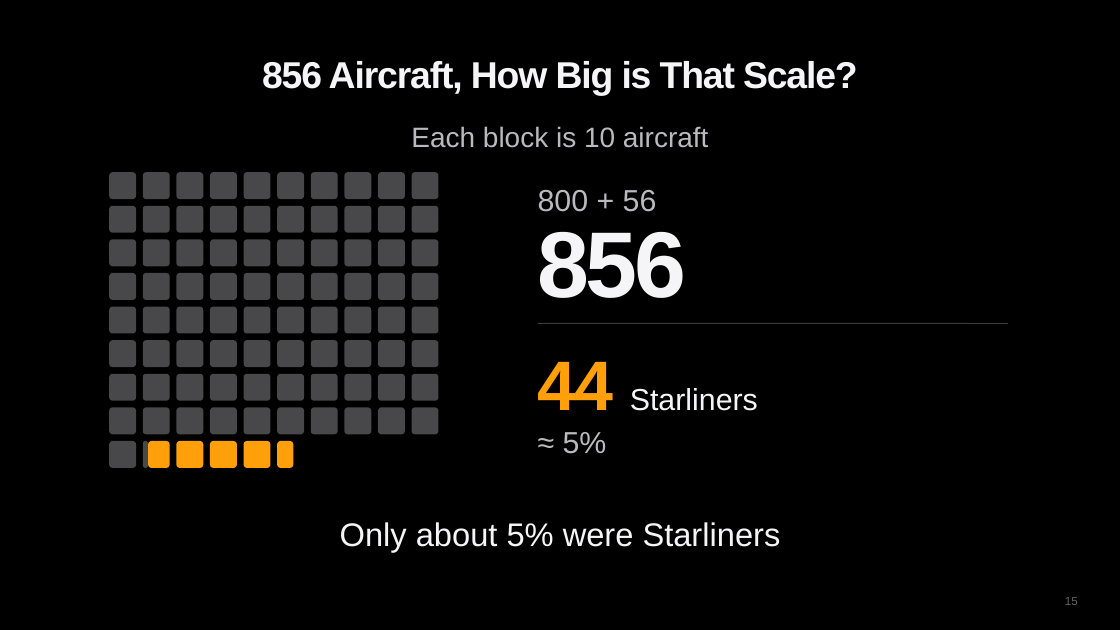
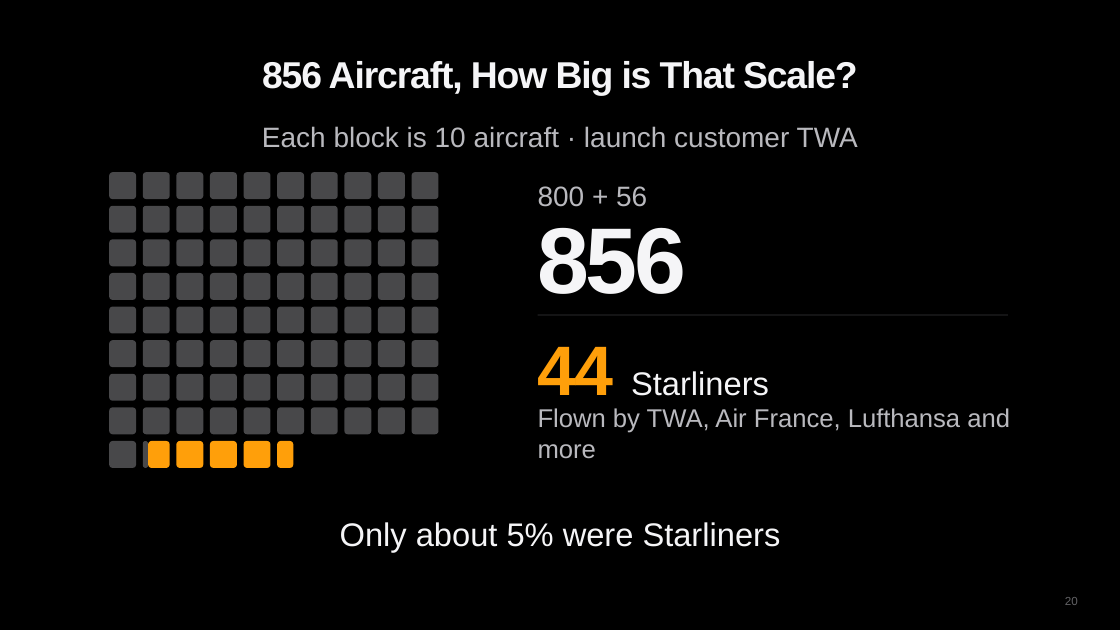
Before and after one commit to diuneilomochaufahai/claude, a slide deck: slide 20 of Constellation_Visual_Pitch_EN.pptx (slide 15 before the commit). Drawn at 1120x630 pixels with LibreOffice and Linux fonts; fonts in the diff are those of the drawing. Boxes give left, top, right and bottom in pixels: in the first picture for what was removed or moved away, otherwise in the second. Text is boxed around its words. In the diff, an @@ line names an element or a change of style, - is before the commit and + after.

```diff
--- a/Constellation_Visual_Pitch_EN.pptx
+++ b/Constellation_Visual_Pitch_EN.pptx
@@ text at <box>262,126,858,148</box>: text changed @@
-Each block is 10 aircraft
+Each block is 10 aircraft · launch customer TWA
@@ text "800 + 56" at <box>538,186,647,207</box>: size 26 to 24 pt @@
@@ text "856": place and size @@
-text "856" at <box>538,232,687,298</box>
+text "856" at <box>538,228,687,294</box>
@@ text "44 Starliners": place and size @@
-text "44 Starliners" at <box>538,362,758,411</box>
+text "44 Starliners" at <box>538,347,769,396</box>
@@ text "44 Starliners" at <box>538,347,769,396</box>: size 26 to 28 pt in "Starliners" @@
@@ line moved from (538, 323) - (1008, 323) to (538, 315) - (1008, 315) @@
@@ text added at <box>538,408,1010,459</box>, 22 pt, text #B9B9BE @@
+Flown by TWA, Air France, Lufthansa and more
@@ text removed at <box>563,432,607,454</box> @@
-≈ 5%
```
Also in this commit, not shown: 16 other slides changed, 8 slides added, 2 other files.
